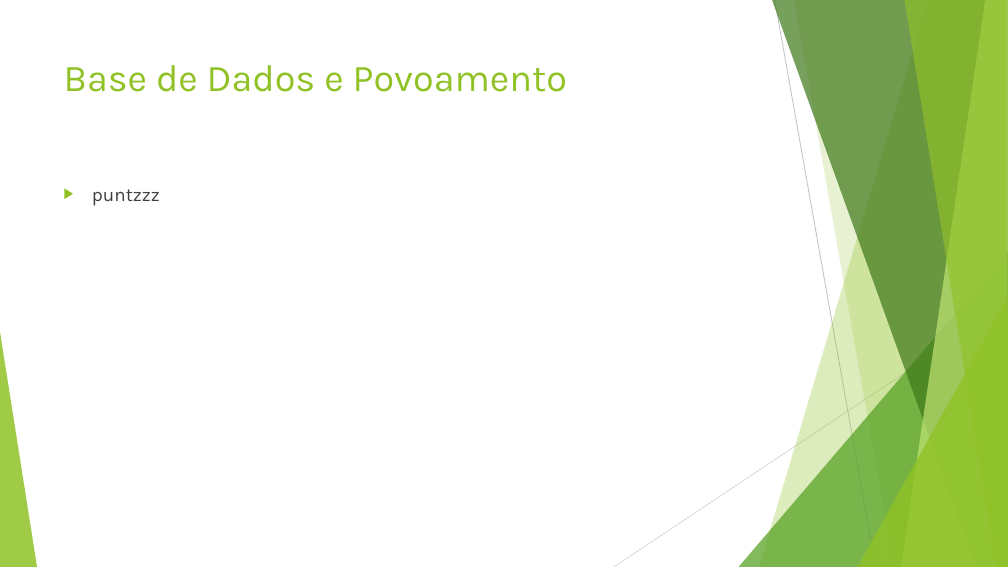
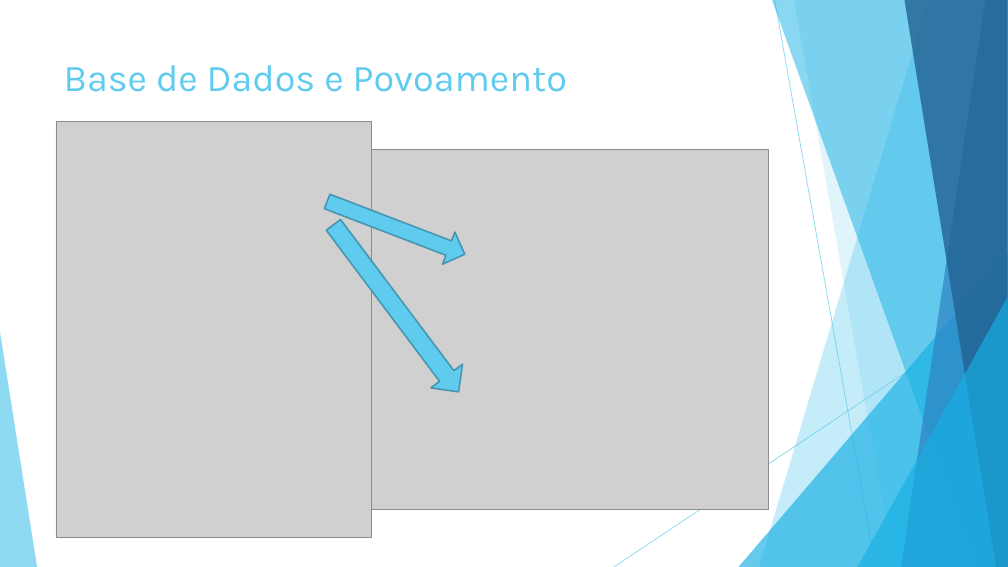
Before and after one commit to vitorjrc/babysitting-system, a slide deck: slide 22 of relatorio/Fase 3/LI4.pptx (slide 28 before the commit). Drawn at 1008x567 pixels with LibreOffice and Linux fonts; fonts in the diff are those of the drawing; grey boxes stand for pictures. Boxes give left, top, right and bottom in pixels: in the first picture for what was removed or moved away, otherwise in the second. Text is boxed around its words. In the diff, an @@ line names an element or a change of style, - is before the commit and + after.

```diff
--- a/relatorio/Fase 3/LI4.pptx
+++ b/relatorio/Fase 3/LI4.pptx
@@ freeform shape at box(759, 0, 1008, 567): fill #90C226 at 30% opacity to #5FCBEF at 36% opacity @@
@@ freeform shape at box(772, 0, 1008, 567): fill #3F7819 at 70% opacity to #17B0E4 at 50% opacity @@
@@ line (775, 0) - (876, 567): stroke #BFBFBF 0.75 pt to #5FCBEF 0.75 pt @@
@@ freeform shape at box(794, 0, 1008, 567): fill #90C226 at 20% opacity to #5FCBEF at 20% opacity @@
@@ freeform shape at box(901, 0, 1008, 567): fill #C0E474 at 70% opacity to #2E83C3 at 70% opacity @@
@@ freeform shape at box(904, 0, 1008, 567): fill #90C226 at 65% opacity to #226292 at 80% opacity @@
@@ title "Base de Dados e Povoamento" at box(64, 65, 567, 92): text colour #90C226 to #5FCBEF @@
@@ picture added at box(56, 122, 371, 537) @@
@@ picture added at box(371, 150, 768, 510) @@
@@ text removed at box(92, 189, 160, 206) @@
-▶ puntzzz
@@ right arrow added at box(321, 186, 471, 271), fill #5FCBEF, outline #4696B1 1.5 pt @@
@@ right arrow added at box(318, 213, 475, 404), fill #5FCBEF, outline #4696B1 1.5 pt @@
@@ triangle at box(739, 252, 1008, 567): fill #54A021 at 72% opacity to #17B0E4 at 66% opacity @@
@@ triangle at box(858, 297, 1008, 567): fill #90C226 at 80% opacity to #17B0E4 at 66% opacity @@
@@ line (1008, 305) - (614, 567): stroke #D9D9D9 0.75 pt to #5FCBEF 0.75 pt @@
@@ triangle at box(0, 332, 37, 567): fill #90C226 at 85% opacity to #5FCBEF at 70% opacity @@
```
Also in this commit, not shown: 23 other slides changed, 1 slide added, 6 slides removed.
